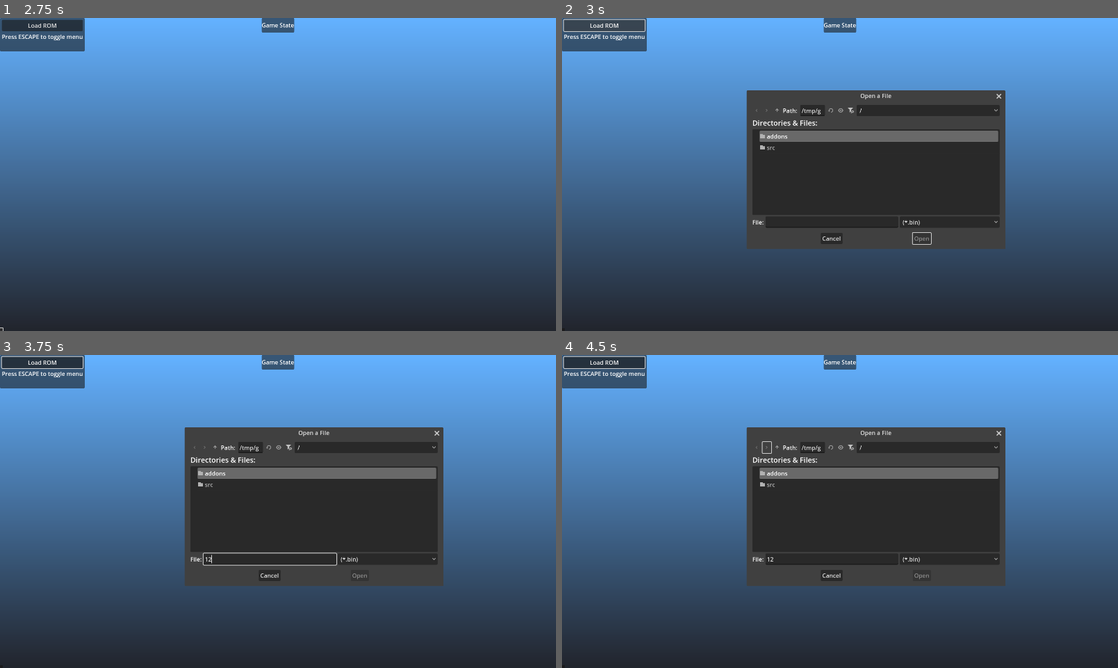
Above: before the commit, frames 1-4 (two rows, left to right).
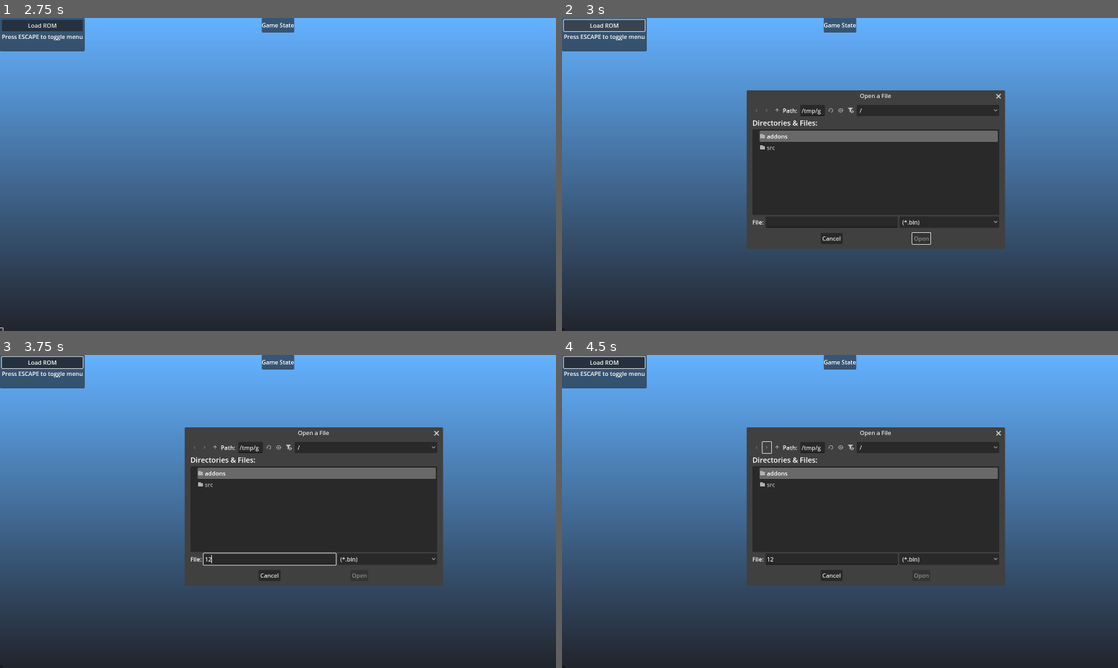
Above: after the commit, the same moments.

Repository: mrgudenheim/TacticsEngineG
Game: Godot game, scene res://src/battle/battle_manager.tscn
Same seed, same stepped clock (60 frames per second), same inputs: the game is played once before the commit and once after it.
Inputs (mouse positions are in pixels of both pictures, inside the frame that each line leads up to):
- Up to frame 1 (2.75 s): click (0, 330) at 0.5 s; click (0, 330) at 1.25 s; click (0, 330) at 2 s
- Up to frame 2 (3 s): click "Load ROM" at 2.75 s
- Up to frame 3 (3.75 s): click (272, 558) at 3.52 s; type "12" at 3.6 s
- Up to frame 4 (4.5 s): click (767, 448) at 4.25 s

Frame 1 is identical in both runs. In frame 2, 0.2% of the frame differs, in the area x 53-80%, y 23-74%; in frame 3, 0.2%; in frame 4, 0.1%.

Commit message:
streamline initilization of action strategy dictionaries

Diff:
--- a/src/utilities/utilities.gd
+++ b/src/utilities/utilities.gd
@@ -4,11 +4,15 @@
 var use_strategies: Dictionary[Action.UseTypes, UseStrategy] = {}
 
 func _ready() -> void:
-	targeting_strategies[Action.TargetingTypes.MOVE] = MoveTargeting.new()
-	targeting_strategies[Action.TargetingTypes.RANGE] = RangeTargeting.new()
+	targeting_strategies = {
+		Action.TargetingTypes.MOVE : MoveTargeting.new(),
+		Action.TargetingTypes.RANGE : RangeTargeting.new(),
+	}
 
-	use_strategies[Action.UseTypes.NORMAL] = null
-	use_strategies[Action.UseTypes.MOVE] = MoveUse.new()
+	use_strategies = {
+		Action.UseTypes.NORMAL : null,
+		Action.UseTypes.MOVE : MoveUse.new(),
+	}
 
 
 func object_properties_to_dictionary(object: Object, exclude_property_names: PackedStringArray = []) -> Dictionary:
